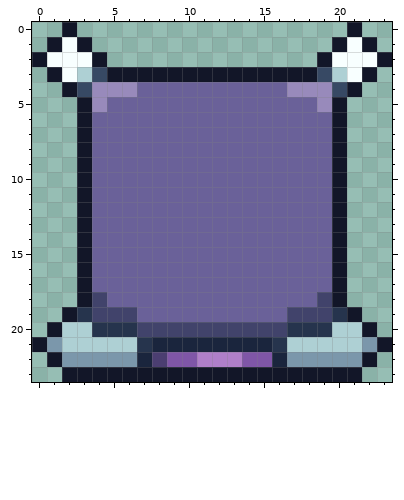
Pixel-art sprite: Graphics/Atlases/Gameplay/objects/CommunalHelper/stationBlock/blocks/alt_moon_block_button.png. The picture above is the old version.
The file is 24x24 pixels.
The same view after the edit:
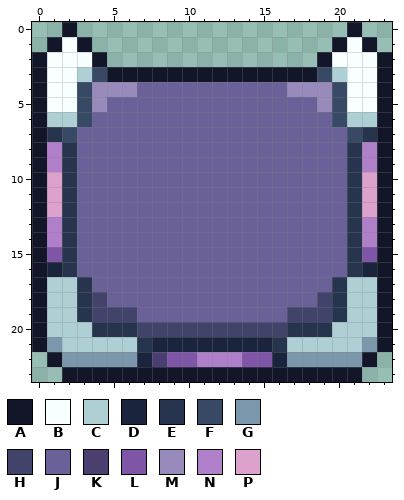
Palette (. is transparent): A #121628  B #f8ffff  C #aed0d4  D #1a253d  E #26344d  F #374964  G #7b97ab  H #41436b  J #6a6199  K #4b3e71  L #7f56a7  M #988abb  N #af7fc9  P #dca1cc
Log entry: Added and implemented allowWavedash attribute to StationBlock
What changed:
The author put colour A in rows 3 to 20 at x 0 and 23.
The author put colour B in row 4 at x 1 and 22; in row 5 at x 1 to 2 and 21 to 22.
Colour A becomes colour B in row 3 at x 1 and 22; in row 4 at x 2 and 21.
The author put colour C in row 6 at x 1 to 2 and 21 to 22; in rows 17 to 18 at x 1 to 2 and 21 to 22; in row 19 at x 1 and 22.
Colour A becomes colour C in row 19 at x 2 and 21; in row 20 at x 1 and 22.
The author put colour D in row 16 at x 1 and 22.
The author put colour E in row 7 at x 1 and 22; in rows 8 to 16 at x 2 and 21.
Colour A becomes colour E in rows 17 to 18 at x 3 and 20.
The author put colour F in row 7 at x 2 and 21.
Colour A becomes colour F in rows 5 to 6 at x 3 and 20.
Colour A becomes colour J in rows 7 to 16 at x 3 and 20.
The author put colour L in row 15 at x 1 and 22.
The author put colour N in rows 8 to 9 at x 1 and 22; in rows 13 to 14 at x 1 and 22.
The author put colour P in rows 10 to 12 at x 1 and 22.
Changed places in both pictures, as pixel boxes (x1, y1, x2, y2):
changed: (32, 67, 92, 337)
changed: (332, 67, 392, 337)
